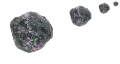
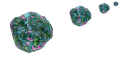
Layered file, before and after one edit (120x64). Changes by layer:
renamed "Pasted Layer copy #2" to "orig-each_size copy", painted on it over [10, 1, 119, 53]
removed layer "Pasted Layer copy #1" over [69, 5, 92, 27]
renamed "Pasted Layer" to "orig-each_size", hid it, moved it above "orig-big", painted on it over [10, 1, 119, 53]
renamed "Pasted Layer copy" to "orig-big", hid it over [10, 11, 53, 53]
